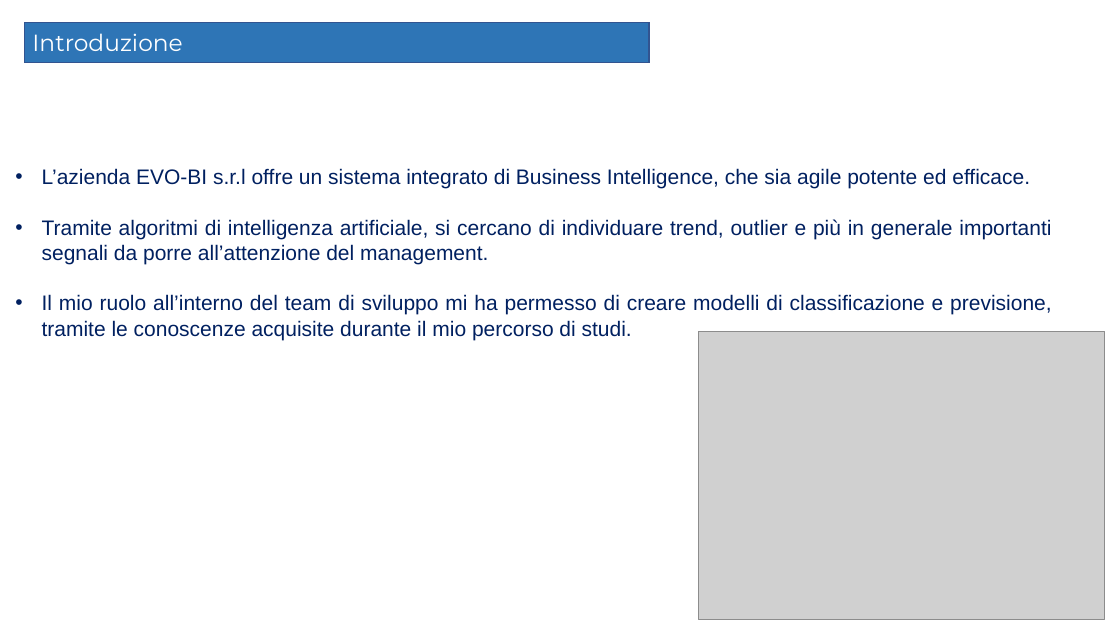
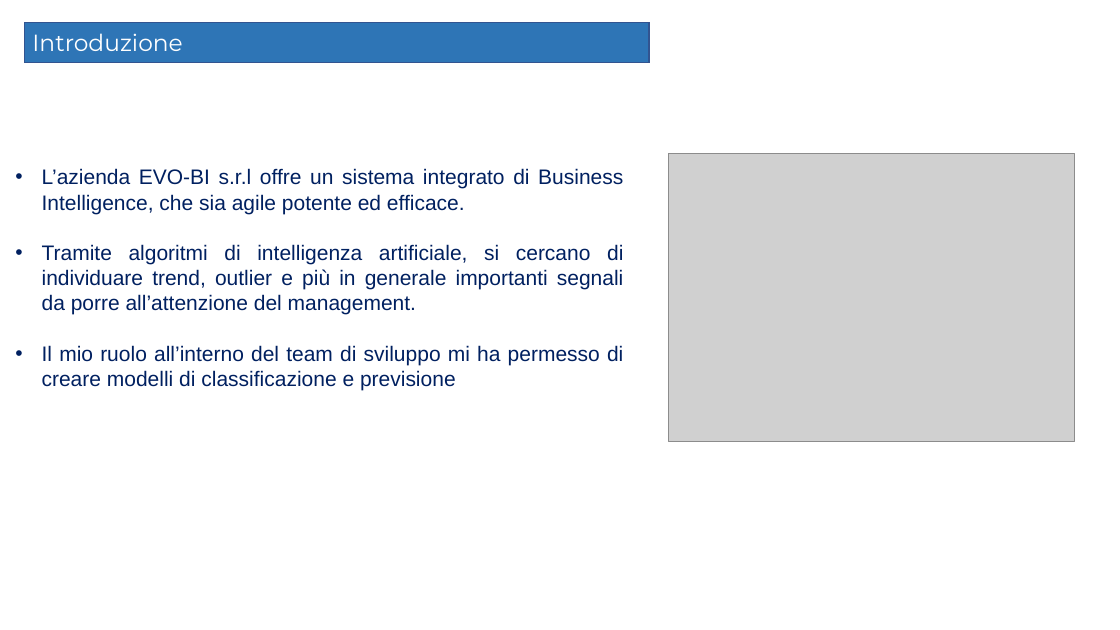
Before and after one commit to Elmaravilla7/Tesi, a slide deck: slide 2 of Presentazione204898.pptx. Drawn at 1120x630 pixels with LibreOffice and Linux fonts; fonts in the diff are those of the drawing; grey boxes stand for pictures. Boxes give left, top, right and bottom in pixels: in the first picture for what was removed or moved away, otherwise in the second. Text is boxed around its words. In the diff, an @@ line names an element or a change of style, - is before the commit and + after.

```diff
--- a/Presentazione204898.pptx
+++ b/Presentazione204898.pptx
@@ picture: place and size @@
-picture at box(699, 331, 1105, 619)
+picture at box(669, 154, 1075, 442)
@@ text at box(42, 345, 623, 390): text changed @@
-• Il mio ruolo all’interno del team di sviluppo mi ha permesso di creare modelli di classificazione e previsione, tramite le conoscenze acquisite durante il mio percorso di studi.
+• Il mio ruolo all’interno del team di sviluppo mi ha permesso di creare modelli di classificazione e previsione
```
Also in this commit, not shown: 3 other slides changed, 1 slide added, 9 slides removed.
